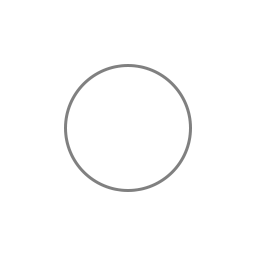
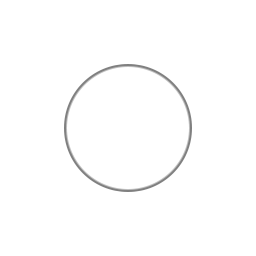
Layers edited between the first and the second 256x256 image:
added layer "Ellipse 1" (1st of 2) (50%) above "Ellipse 2" over [66, 66, 190, 190]
